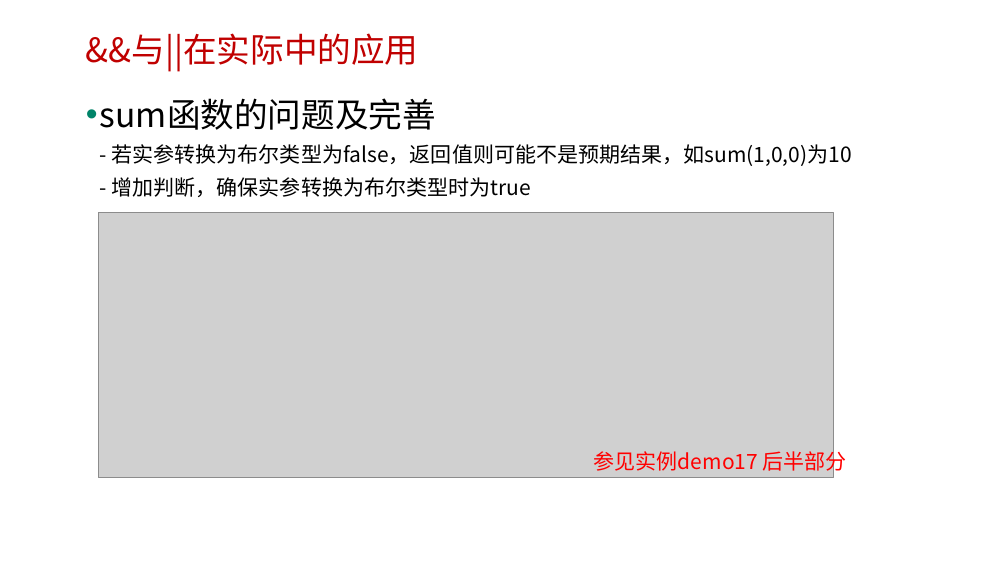
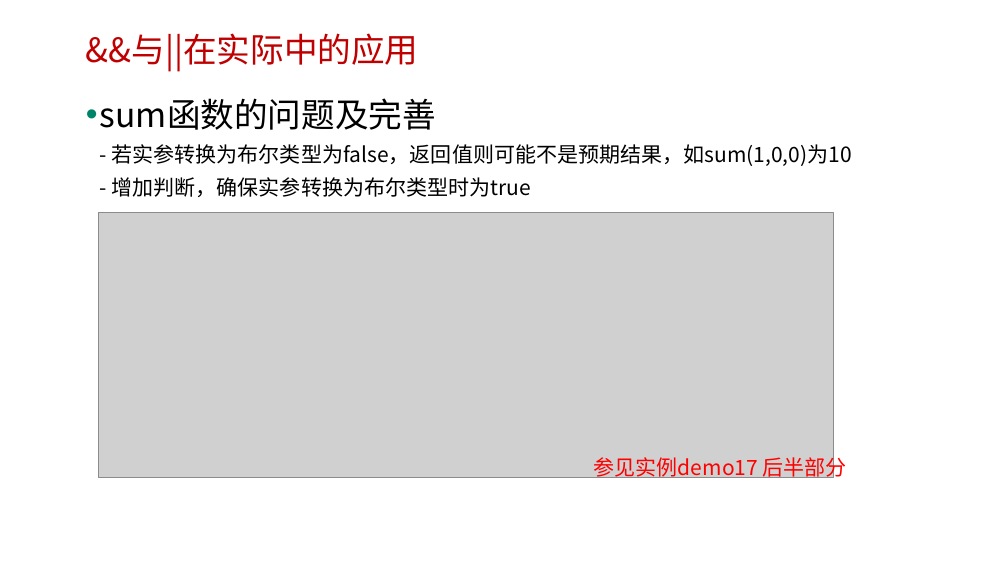
Before and after one commit to edu2act/course-javascript-advanced, a slide deck: slide 33 of 课程PPT/03.JavaScript语法、表达式及语句、运算符（1、逻辑运算符进阶）.pptx. Drawn at 1008x567 pixels with LibreOffice and Linux fonts; fonts in the diff are those of the drawing; grey boxes stand for pictures; background and template pictures are left out. Boxes give left, top, right and bottom in pixels: in the first picture for what was removed or moved away, otherwise in the second. Text is boxed around its words. In the diff, an @@ line names an element or a change of style, - is before the commit and + after.

```diff
--- a/课程PPT/03.JavaScript语法、表达式及语句、运算符（1、逻辑运算符进阶）.pptx
+++ b/课程PPT/03.JavaScript语法、表达式及语句、运算符（1、逻辑运算符进阶）.pptx
@@ text "参见实例demo17 后半部分": place and size @@
-text "参见实例demo17 后半部分" at [594, 448, 847, 474]
+text "参见实例demo17 后半部分" at [594, 454, 847, 480]
```
Also in this commit, not shown: 1 other slide changed, 2 other files.
